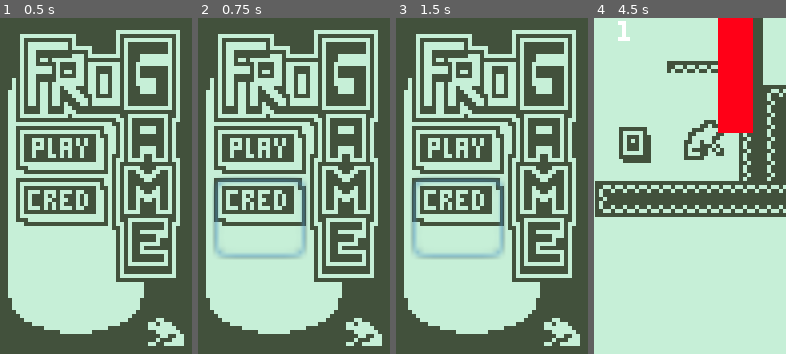
Above: before the commit, frames 1-4 (left to right).
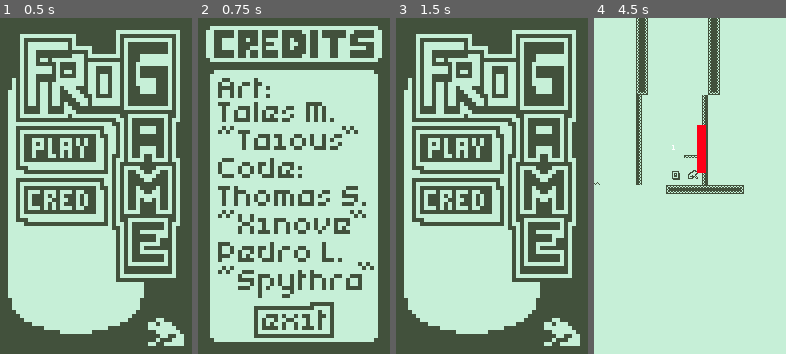
Above: after the commit, the same moments.

Repository: atomic-frogs/FroGame
Game: Godot game, scene res://Scenes/Menu.tscn
Two runs of this game, one before a commit and one after it. Both use one fixed random seed, a clock stepped at 60 frames per second and the inputs below.
Inputs (mouse positions are in pixels of both pictures, inside the frame that each line leads up to):
- Up to frame 1 (0.5 s): no input
- Up to frame 2 (0.75 s): click (259, 219) at 0.5 s
- Up to frame 3 (1.5 s): click (492, 343) at 1.27 s
- Up to frame 4 (4.5 s): click (657, 132) at 2 s; move the mouse to (732, 169) at 2.77 s; hold D (right) 2.78-4.25 s; tap Space (jump) at 2.85, 3.02, 3.32, 3.77, 3.8, 4.07 s; move the mouse to (651, 202) at 3.52 s; click (651, 202) at 3.6 s; click (695, 343) at 4.25 s

Frame 1 is identical in both runs. In frame 2, 43% of the frame differs, in the area x 4-96%, y 2-98%; in frame 3, 2.6%; in frame 4, 27%.

Commit message:
Tela de credito, scale no collision shape

Diff:
--- /dev/null
+++ b/Scenes/Creditos.tscn
@@ -0,0 +1,27 @@
+[gd_scene load_steps=3 format=2]
+
+[ext_resource path="res://Scripts/Creditos.gd" type="Script" id=1]
+[ext_resource path="res://Assets/CREDITOS.png" type="Texture" id=2]
+
+[node name="Creditos" type="Control"]
+anchor_right = 1.0
+anchor_bottom = 1.0
+script = ExtResource( 1 )
+__meta__ = {
+"_edit_use_anchors_": false
+}
+
+[node name="Sprite" type="Sprite" parent="."]
+texture = ExtResource( 2 )
+centered = false
+
+[node name="Button" type="Button" parent="."]
+margin_left = 14.0
+margin_top = 71.8242
+margin_right = 34.0
+margin_bottom = 91.8242
+flat = true
+__meta__ = {
+"_edit_use_anchors_": false
+}
+[connection signal="pressed" from="Button" to="." method="_on_Button_pressed"]
--- a/Scenes/Menu.tscn
+++ b/Scenes/Menu.tscn
@@ -39,3 +39,4 @@
 "_edit_use_anchors_": false
 }
 [connection signal="pressed" from="PLay" to="." method="_on_PLay_pressed"]
+[connection signal="pressed" from="Credito" to="." method="_on_Credito_pressed"]
--- a/Scenes/Player.tscn
+++ b/Scenes/Player.tscn
@@ -12,42 +12,30 @@
 [sub_resource type="Animation" id=1]
 resource_name = "Fall"
 length = 0.3
-step = 0.05
-tracks/0/type = "value"
-tracks/0/path = NodePath("player_sprite_on:frame")
-tracks/0/interp = 1
-tracks/0/loop_wrap = true
-tracks/0/imported = false
-tracks/0/enabled = true
-tracks/0/keys = {
-"times": PoolRealArray( 0, 0.05, 0.1, 0.15, 0.2, 0.25 ),
+step = 0.01
+tracks/0/type = "value"
+tracks/0/path = NodePath("CollisionShape2D/player_sprite_on:frame")
+tracks/0/interp = 1
+tracks/0/loop_wrap = true
+tracks/0/imported = false
+tracks/0/enabled = true
+tracks/0/keys = {
+"times": PoolRealArray( 0, 0.03, 0.06, 0.09, 0.12, 0.22, 0.28 ),
+"transitions": PoolRealArray( 1, 1, 1, 1, 1, 1, 1 ),
+"update": 1,
+"values": [ 14, 15, 16, 17, 18, 19, 11 ]
+}
+tracks/1/type = "value"
+tracks/1/path = NodePath("CollisionShape2D/player_sprite_off:frame")
+tracks/1/interp = 1
+tracks/1/loop_wrap = true
+tracks/1/imported = false
+tracks/1/enabled = true
+tracks/1/keys = {
+"times": PoolRealArray( 0, 0.03, 0.06, 0.09, 0.12, 0.22 ),
 "transitions": PoolRealArray( 1, 1, 1, 1, 1, 1 ),
 "update": 1,
 "values": [ 14, 15, 16, 17, 18, 19 ]
-}
-tracks/1/type = "value"
-tracks/1/path = NodePath("player_sprite_off:frame")
-tracks/1/interp = 1
-tracks/1/loop_wrap = true
-tracks/1/imported = false
-tracks/1/enabled = true
-tracks/1/keys = {
-"times": PoolRealArray( 0, 0.05, 0.1, 0.15, 0.2, 0.25 ),
-"transitions": PoolRealArray( 1, 1, 1, 1, 1, 1 ),
-"update": 1,
-"values": [ 14, 15, 16, 17, 18, 19 ]
-}
-tracks/2/type = "value"
-tracks/2/path = NodePath("CollisionShape2D:position")
-tracks/2/interp = 1
-tracks/2/loop_wrap = true
-tracks/2/imported = false
-tracks/2/enabled = true
-tracks/2/keys = {
-"times": PoolRealArray( 0 ),
-"transitions": PoolRealArray( 1 ),
-"update": 0,
-"values": [ Vector2( -2.68848, -2.98012 ) ]
 }
 
 [sub_resource type="Animation" id=2]
@@ -55,7 +43,7 @@
 length = 0.2
 step = 0.01
 tracks/0/type = "value"
-tracks/0/path = NodePath("player_sprite_on:frame")
+tracks/0/path = NodePath("CollisionShape2D/player_sprite_on:frame")
 tracks/0/interp = 1
 tracks/0/loop_wrap = true
 tracks/0/imported = false
@@ -67,7 +55,7 @@
 "values": [ 13, 20 ]
 }
 tracks/1/type = "value"
-tracks/1/path = NodePath("player_sprite_off:frame")
+tracks/1/path = NodePath("CollisionShape2D/player_sprite_off:frame")
 tracks/1/interp = 1
 tracks/1/loop_wrap = true
 tracks/1/imported = false
@@ -78,24 +66,12 @@
 "update": 1,
 "values": [ 13, 20 ]
 }
-tracks/2/type = "value"
-tracks/2/path = NodePath("CollisionShape2D:position")
-tracks/2/interp = 1
-tracks/2/loop_wrap = true
-tracks/2/imported = false
-tracks/2/enabled = true
-tracks/2/keys = {
-"times": PoolRealArray( 0, 0.11 ),
-"transitions": PoolRealArray( 1, 1 ),
-"update": 1,
-"values": [ Vector2( 4.06152, -6.66762 ), Vector2( 4.06152, -5.16762 ) ]
-}
 
 [sub_resource type="Animation" id=3]
 length = 0.13
 step = 0.01
 tracks/0/type = "value"
-tracks/0/path = NodePath("player_sprite_on:frame")
+tracks/0/path = NodePath("CollisionShape2D/player_sprite_on:frame")
 tracks/0/interp = 1
 tracks/0/loop_wrap = true
 tracks/0/imported = false
@@ -107,7 +83,7 @@
 "values": [ 7, 8, 9, 10, 11 ]
 }
 tracks/1/type = "value"
-tracks/1/path = NodePath("player_sprite_off:frame")
+tracks/1/path = NodePath("CollisionShape2D/player_sprite_off:frame")
 tracks/1/interp = 1
 tracks/1/loop_wrap = true
 tracks/1/imported = false
@@ -118,23 +94,11 @@
 "update": 1,
 "values": [ 7, 8, 9, 10, 11 ]
 }
-tracks/2/type = "value"
-tracks/2/path = NodePath("CollisionShape2D:position")
-tracks/2/interp = 1
-tracks/2/loop_wrap = true
-tracks/2/imported = false
-tracks/2/enabled = true
-tracks/2/keys = {
-"times": PoolRealArray( 0, 0.03, 0.05, 0.07, 0.11 ),
-"transitions": PoolRealArray( 1, 1, 1, 1, 1 ),
-"update": 1,
-"values": [ Vector2( -1.43848, -3.54262 ), Vector2( -0.250984, -4.60512 ), Vector2( -0.250984, -4.60512 ), Vector2( 0.436516, -5.79262 ), Vector2( 1.43652, -6.41762 ) ]
-}
 
 [sub_resource type="Animation" id=4]
 length = 0.01
 tracks/0/type = "value"
-tracks/0/path = NodePath("player_sprite_on:frame")
+tracks/0/path = NodePath("CollisionShape2D/player_sprite_on:frame")
 tracks/0/interp = 1
 tracks/0/loop_wrap = true
 tracks/0/imported = false
@@ -146,7 +110,7 @@
 "values": [ 0 ]
 }
 tracks/1/type = "value"
-tracks/1/path = NodePath("player_sprite_off:frame")
+tracks/1/path = NodePath("CollisionShape2D/player_sprite_off:frame")
 tracks/1/interp = 1
 tracks/1/loop_wrap = true
 tracks/1/imported = false
@@ -156,18 +120,6 @@
 "transitions": PoolRealArray( 1 ),
 "update": 1,
 "values": [ 0 ]
-}
-tracks/2/type = "value"
-tracks/2/path = NodePath("CollisionShape2D:position")
-tracks/2/interp = 1
-tracks/2/loop_wrap = true
-tracks/2/imported = false
-tracks/2/enabled = true
-tracks/2/keys = {
-"times": PoolRealArray( 0 ),
-"transitions": PoolRealArray( 1 ),
-"update": 0,
-"values": [ Vector2( -1.43848, -3.54262 ) ]
 }
 
 [sub_resource type="Animation" id=5]
@@ -175,7 +127,7 @@
 loop = true
 step = 0.01
 tracks/0/type = "value"
-tracks/0/path = NodePath("player_sprite_on:frame")
+tracks/0/path = NodePath("CollisionShape2D/player_sprite_on:frame")
 tracks/0/interp = 1
 tracks/0/loop_wrap = true
 tracks/0/imported = false
@@ -187,7 +139,7 @@
 "values": [ 0, 1, 2, 3, 4, 5, 6 ]
 }
 tracks/1/type = "value"
-tracks/1/path = NodePath("player_sprite_off:frame")
+tracks/1/path = NodePath("CollisionShape2D/player_sprite_off:frame")
 tracks/1/interp = 1
 tracks/1/loop_wrap = true
 tracks/1/imported = false
@@ -197,18 +149,6 @@
 "transitions": PoolRealArray( 1, 1, 1, 1, 1, 1, 1 ),
 "update": 1,
 "values": [ 0, 1, 2, 3, 4, 5, 6 ]
-}
-tracks/2/type = "value"
-tracks/2/path = NodePath("CollisionShape2D:position")
-tracks/2/interp = 1
-tracks/2/loop_wrap = true
-tracks/2/imported = false
-tracks/2/enabled = true
-tracks/2/keys = {
-"times": PoolRealArray( 0 ),
-"transitions": PoolRealArray( 1 ),
-"update": 0,
-"values": [ Vector2( -1.43848, -3.54262 ) ]
 }
 
 [sub_resource type="RectangleShape2D" id=6]
@@ -225,65 +165,6 @@
 "speed": 5.0
 } ]
 
-[sub_resource type="AnimationNodeAnimation" id=11]
-animation = "Fall"
-
-[sub_resource type="AnimationNodeAnimation" id=12]
-animation = "Grude"
-
-[sub_resource type="AnimationNodeAnimation" id=13]
-animation = "Jump"
-
-[sub_resource type="AnimationNodeAnimation" id=14]
-animation = "Stand"
-
-[sub_resource type="AnimationNodeAnimation" id=15]
-animation = "Walk"
-
-[sub_resource type="AnimationNodeStateMachineTransition" id=16]
-
-[sub_resource type="AnimationNodeStateMachineTransition" id=17]
-
-[sub_resource type="AnimationNodeStateMachineTransition" id=18]
-
-[sub_resource type="AnimationNodeStateMachineTransition" id=19]
-
-[sub_resource type="AnimationNodeStateMachineTransition" id=20]
-
-[sub_resource type="AnimationNodeStateMachineTransition" id=21]
-
-[sub_resource type="AnimationNodeStateMachineTransition" id=22]
-
-[sub_resource type="AnimationNodeStateMachineTransition" id=23]
-
-[sub_resource type="AnimationNodeStateMachineTransition" id=24]
-
-[sub_resource type="AnimationNodeStateMachineTransition" id=25]
-
-[sub_resource type="AnimationNodeStateMachineTransition" id=26]
-
-[sub_resource type="AnimationNodeStateMachineTransition" id=27]
-
-[sub_resource type="AnimationNodeStateMachineTransition" id=28]
-
-[sub_resource type="AnimationNodeStateMachineTransition" id=29]
-
-[sub_resource type="AnimationNodeStateMachine" id=9]
-states/Fall/node = SubResource( 11 )
-states/Fall/position = Vector2( 624, 137 )
-states/Grude/node = SubResource( 12 )
-states/Grude/position = Vector2( 624, 39 )
-states/Jump/node = SubResource( 13 )
-states/Jump/position = Vector2( 428, 39 )
-states/Stand/node = SubResource( 14 )
-states/Stand/position = Vector2( 428, 137 )
-states/Walk/node = SubResource( 15 )
-states/Walk/position = Vector2( 520.927, 241.91 )
-transitions = [ "Stand", "Fall", SubResource( 16 ), "Fall", "Stand", SubResource( 17 ), "Jump", "Stand", SubResource( 18 ), "Stand", "Jump", SubResource( 19 ), "Jump", "Grude", SubResource( 20 ), "Grude", "Jump", SubResource( 21 ), "Grude", "Fall", SubResource( 22 ), "Fall", "Grude", SubResource( 23 ), "Jump", "Fall", SubResource( 24 ), "Fall", "Jump", SubResource( 25 ), "Stand", "Walk", SubResource( 26 ), "Walk", "Stand", SubResource( 27 ), "Walk", "Fall", SubResource( 28 ), "Fall", "Walk", SubResource( 29 ) ]
-graph_offset = Vector2( -231.073, -44.0903 )
-
-[sub_resource type="AnimationNodeStateMachinePlayback" id=10]
-
 [node name="Player" type="KinematicBody2D" groups=[
 "player",
 ]]
@@ -291,21 +172,6 @@
 collision_mask = 3
 script = ExtResource( 2 )
 
-[node name="player_sprite_on" type="Sprite" parent="."]
-position = Vector2( 0, -6 )
-texture = ExtResource( 1 )
-vframes = 3
-hframes = 7
-region_rect = Rect2( 19, 4, 1, 2 )
-
-[node name="player_sprite_off" type="Sprite" parent="."]
-visible = false
-position = Vector2( 0, -6 )
-texture = ExtResource( 8 )
-vframes = 3
-hframes = 7
-region_rect = Rect2( 19, 4, 1, 2 )
-
 [node name="AnimationPlayer" type="AnimationPlayer" parent="."]
 anims/Fall = SubResource( 1 )
 anims/Grude = SubResource( 2 )
@@ -314,8 +180,24 @@
 anims/Walk = SubResource( 5 )
 
 [node name="CollisionShape2D" type="CollisionShape2D" parent="."]
-position = Vector2( -1.43848, -3.54262 )
+position = Vector2( -0.875984, -3.35512 )
 shape = SubResource( 6 )
+
+[node name="player_sprite_on" type="Sprite" parent="CollisionShape2D"]
+position = Vector2( 0.875984, -2.64488 )
+texture = ExtResource( 1 )
+vframes = 3
+hframes = 7
+frame = 19
+region_rect = Rect2( 19, 4, 1, 2 )
+
+[node name="player_sprite_off" type="Sprite" parent="CollisionShape2D"]
+position = Vector2( 0.875984, -2.64488 )
+texture = ExtResource( 8 )
+vframes = 3
+hframes = 7
+frame = 19
+region_rect = Rect2( 19, 4, 1, 2 )
 
 [node name="Camera2D" type="Camera2D" parent="."]
 
@@ -344,8 +226,4 @@
 wait_time = 0.2
 one_shot = true
 
-[node name="AnimationTree" type="AnimationTree" parent="."]
-tree_root = SubResource( 9 )
-anim_player = NodePath("../AnimationPlayer")
-active = true
-parameters/playback = SubResource( 10 )
+[node name="Node2D" type="Node2D" parent="."]
--- a/Scenes/World.tscn
+++ b/Scenes/World.tscn
@@ -13,7 +13,7 @@
 script = ExtResource( 3 )
 
 [node name="TileMap" parent="." instance=ExtResource( 2 )]
-tile_data = PoolIntArray( -524277, 2, 0, -524276, 3, 0, -458741, 0, 0, -458740, 5, 0, -393205, 0, 0, -393204, 5, 0, -327669, 0, 0, -327668, 5, 0, -262133, 0, 0, -262132, 5, 0, -196597, 0, 0, -196596, 5, 0, -131061, 0, 0, -131060, 5, 0, -65525, 0, 0, -65524, 5, 0, 4, 2, 0, 5, 7, 0, 6, 7, 0, 7, 7, 0, 8, 7 …(435 unchanged characters)…
+tile_data = PoolIntArray( 4, 2, 0, 5, 7, 0, 6, 7, 0, 7, 7, 0, 8, 7 …(435 unchanged characters)…
 
 [node name="WordGenerator" parent="." instance=ExtResource( 6 )]
 max_blocks = 3
@@ -27,6 +27,7 @@
 [node name="Camera2D2" type="Camera2D" parent="Player"]
 position = Vector2( -2.99181, 6.91659 )
 current = true
+zoom = Vector2( 4, 4 )
 
 [node name="Enemy Spawn" type="Position2D" parent="Player"]
 position = Vector2( 22.124, 19.876 )
--- /dev/null
+++ b/Scripts/Creditos.gd
@@ -0,0 +1,6 @@
+extends Control
+
+
+
+func _on_Button_pressed():
+	get_tree().change_scene("res://Scenes/Menu.tscn")
--- a/Scripts/Menu.gd
+++ b/Scripts/Menu.gd
@@ -9,3 +9,7 @@
 
 func _on_PLay_pressed():
 	get_tree().change_scene("res://Scenes/World.tscn")
+
+
+func _on_Credito_pressed():
+	get_tree().change_scene("res://Scenes/Creditos.tscn")
--- a/Scripts/Player.gd
+++ b/Scripts/Player.gd
@@ -10,8 +10,8 @@
 var dir = 0
 
 onready var raycast = $RayCast2D
-onready var sprite = $player_sprite_on
-onready var sprite2 = $player_sprite_off
+onready var sprite = $CollisionShape2D/player_sprite_on
+onready var sprite2 = $CollisionShape2D/player_sprite_off
 onready var animationPlayer = $AnimationPlayer
 onready var blackground = $Blackground
 
@@ -19,12 +19,14 @@
 	dir = 0
 	if Input.is_action_pressed("right"):
 		dir += 1
-		sprite.flip_h = 0
-		sprite2.flip_h = 0
+		$CollisionShape2D.set_scale(Vector2(1, 1))
+#		sprite.flip_h = 0
+#		sprite2.flip_h = 0
 	if Input.is_action_pressed("left"):
 		dir -= 1
-		sprite.flip_h = 1
-		sprite2.flip_h = 1
+		$CollisionShape2D.set_scale(Vector2(-1,1))
+#		sprite.flip_h = 1
+#		sprite2.flip_h = 1
 	if dir != 0:
 		velocity.x = lerp(velocity.x, dir * speed, acceleration)
 	else:
Binary file added: Assets/CREDITOS.png
Not shown, added: Assets/CREDITOS.png.import
Not shown: 1 places in Scenes/Player.tscn that only renumber resources
